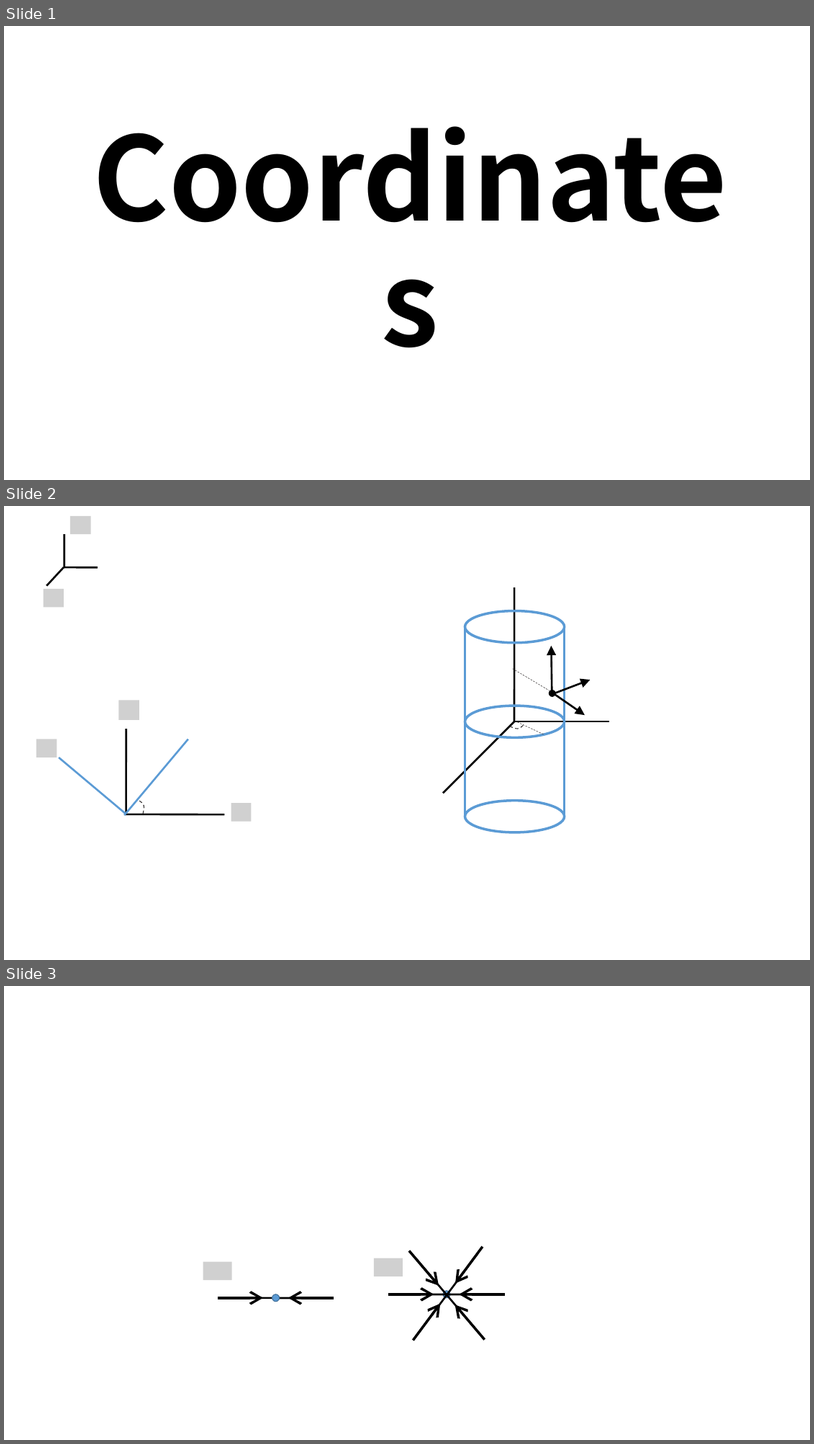
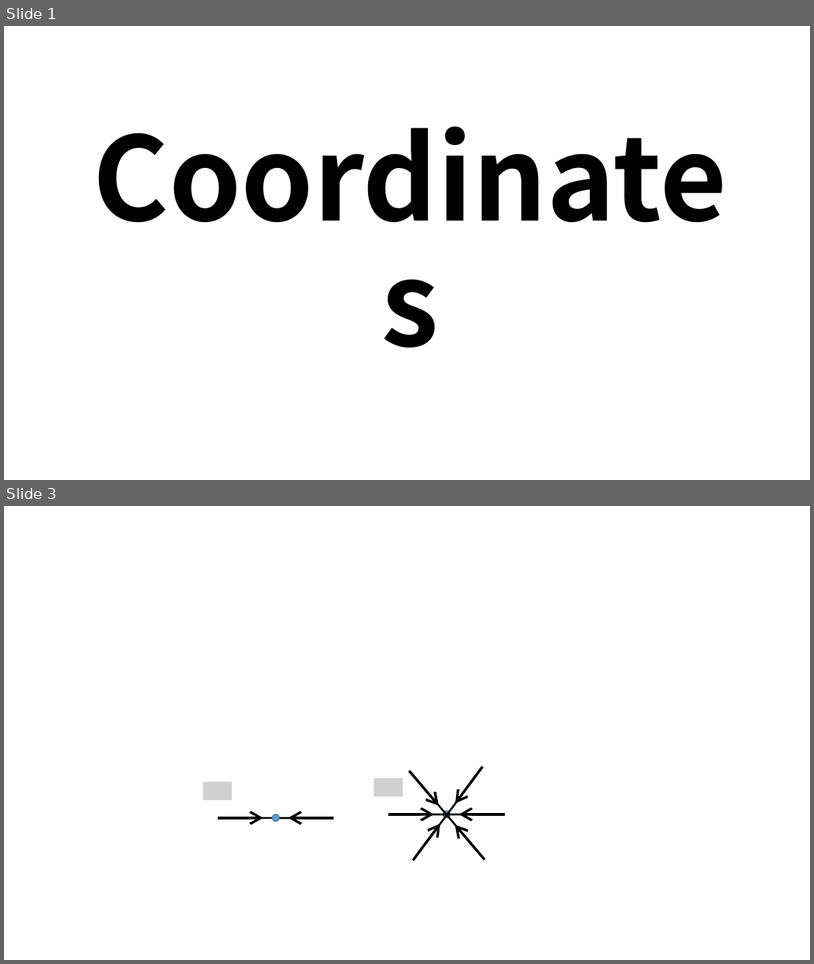
Before and after one commit to kms0523/Study, a slide deck: 그림.pptx. Shown one above the other, each under a label of ours: slides 1, 2 and 3 before the commit, slides 1 and 3 after it; the slides between them are not shown. The pictures are 814x1444 and 814x964 pixels, drawn with LibreOffice and Linux fonts; fonts in the diff are those of the drawing; grey boxes stand for pictures; background and template pictures are left out. Boxes give left, top, right and bottom in pixels: in the first picture for what was removed or moved away, otherwise in the second. Text is boxed around its words. In the diff, an @@ line names an element or a change of style, - is before the commit and + after.

```diff
--- a/그림.pptx
+++ b/그림.pptx
@@ slide 2 removed at box(4, 506, 810, 960), background #FFFFFF @@
@@ picture removed at box(70, 515, 90, 534) @@
@@ line removed from (64, 568) to (64, 534) @@
@@ line removed from (47, 586) to (64, 567) @@
@@ line removed from (64, 567) to (98, 568) @@
@@ picture removed at box(44, 589, 64, 607) @@
@@ line removed from (514, 721) to (514, 587) @@
@@ ellipse removed at box(466, 610, 565, 643) @@
@@ line removed from (466, 627) to (466, 816) @@
@@ line removed from (565, 627) to (565, 816) @@
@@ arrow removed from (552, 692) to (551, 646) @@
@@ line removed from (513, 669) to (550, 690) @@
@@ ellipse removed at box(549, 690, 556, 698) @@
@@ arrow removed from (555, 694) to (585, 715) @@
@@ arrow removed from (555, 693) to (591, 680) @@
@@ picture removed at box(119, 700, 139, 720) @@
@@ line removed from (443, 793) to (514, 721) @@
@@ ellipse removed at box(466, 705, 565, 738) @@
@@ line removed from (514, 721) to (610, 721) @@
@@ line removed from (515, 721) to (544, 735) @@
@@ picture removed at box(36, 739, 57, 757) @@
@@ line removed from (124, 815) to (188, 739) @@
@@ line removed from (126, 815) to (126, 728) @@
@@ freeform shape removed at box(509, 725, 523, 728) @@
@@ line removed from (126, 814) to (59, 758) @@
@@ freeform shape removed at box(139, 800, 146, 814) @@
@@ picture removed at box(232, 803, 252, 821) @@
@@ ellipse removed at box(466, 800, 565, 833) @@
@@ line removed from (124, 814) to (225, 815) @@
```
Also in this commit, not shown: 2 slides added, 1 other slide removed, 14 other files.
